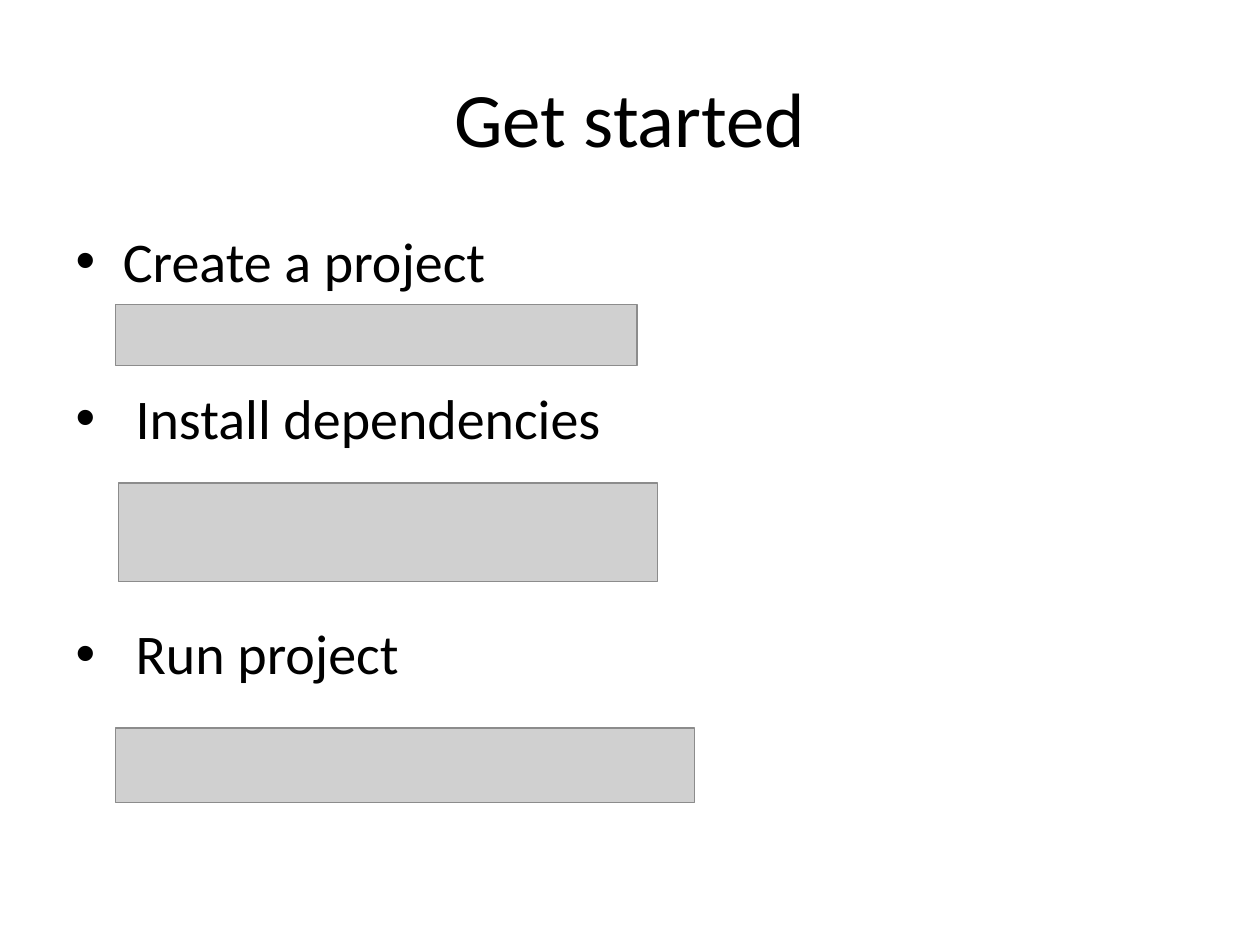
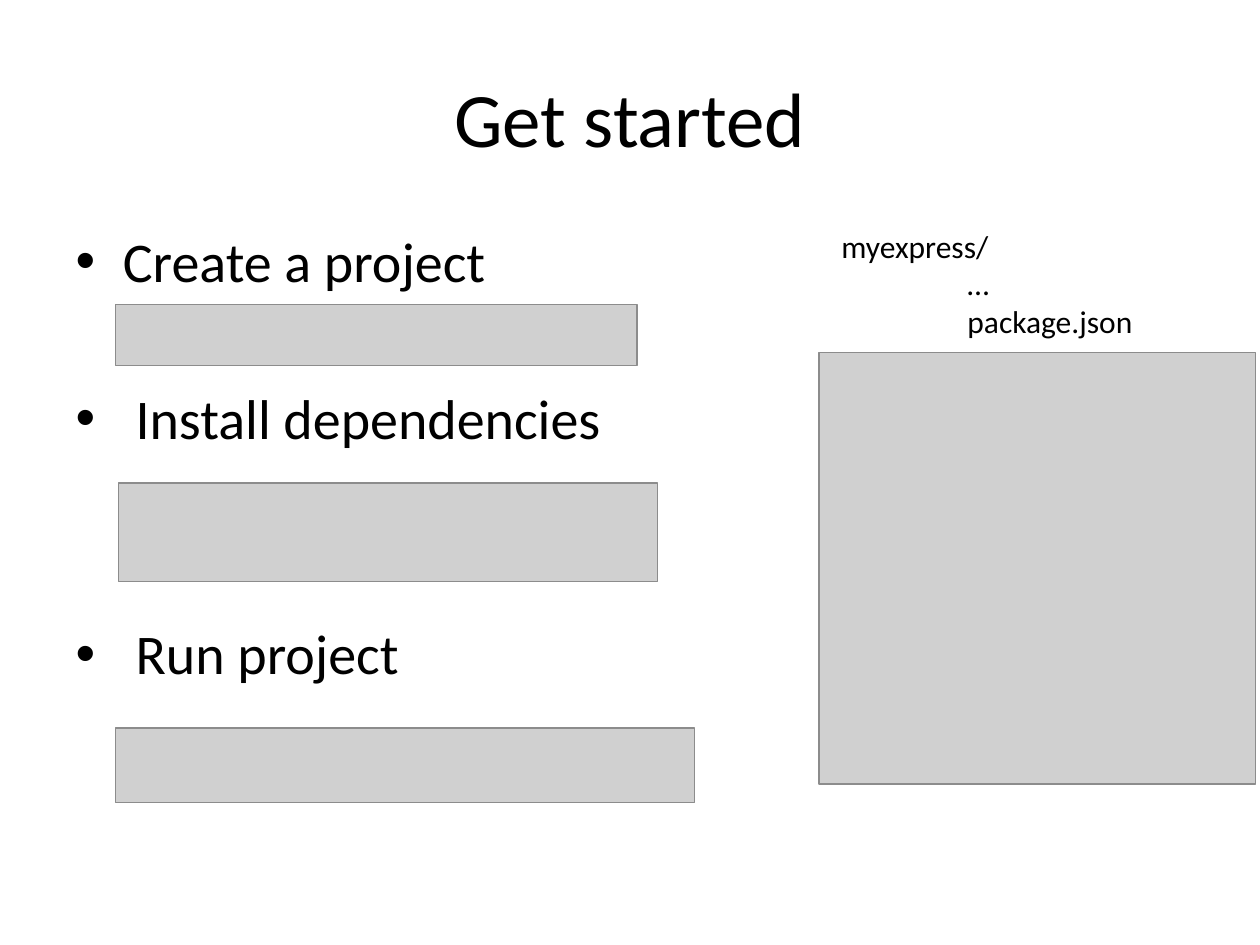
Before and after one commit to flybigcat/cs520p, a slide deck: slide 5 of slides/nodejs&express.pptx. Drawn at 1260x945 pixels with LibreOffice and Linux fonts; fonts in the diff are those of the drawing; grey boxes stand for pictures. Boxes give left, top, right and bottom in pixels: in the first picture for what was removed or moved away, otherwise in the second. Text is boxed around its words. In the diff, an @@ line names an element or a change of style, - is before the commit and + after.

```diff
--- a/slides/nodejs&express.pptx
+++ b/slides/nodejs&express.pptx
@@ text added at box(841, 236, 1132, 339), 18 pt, text #000000 @@
+myexpress/
+…
+package.json
@@ picture added at box(819, 353, 1255, 784) @@
```
Also in this commit, not shown: 7 other slides changed, 15 other files.
